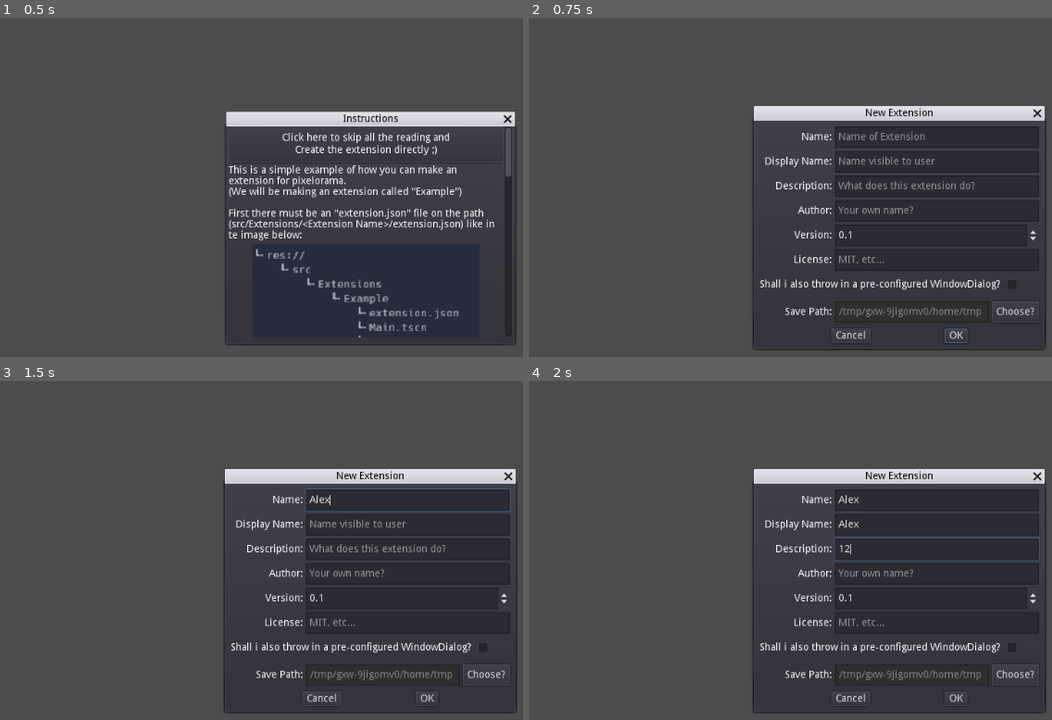
Above: before the commit, frames 1-4 (two rows, left to right).
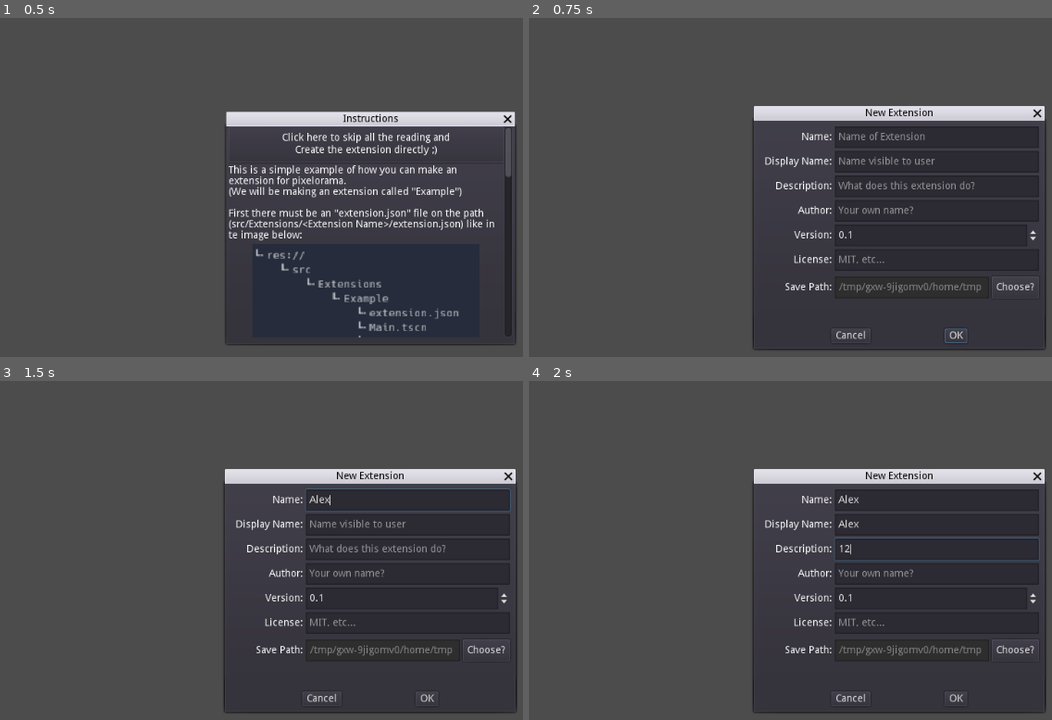
Above: after the commit, the same moments.

Repository: Variable-Interactive/Variable-Store
Game: Godot game, scene res://src/Extensions/Example/elements/Instructions.tscn
The game is run twice, just before and just after one commit, with the same random seed, the same clock (stepped at 60 frames per second) and the same inputs. This scene is started directly instead of the project's main scene.
Inputs (mouse positions are in pixels of both pictures, inside the frame that each line leads up to):
- Up to frame 1 (0.5 s): no input
- Up to frame 2 (0.75 s): click (895, 143) at 0.5 s
- Up to frame 3 (1.5 s): click (407, 499) at 1.27 s; type "Alex" at 1.35 s
- Up to frame 4 (2 s): click (936, 523) at 1.5 s; type "Alex" at 1.58 s; click (936, 550) at 1.73 s; type "12" at 1.82 s

Frame 1 is identical in both runs. In frame 2, 1.4% of the frame differs, in the area x 44-98%, y 76-90%; in frame 3, 1.4%; in frame 4, 1.4%.

Commit message:
Update Example to v0.5

Diff:
--- a/Code/Example/src/Extensions/Example/elements/NewExtension.gd
+++ b/Code/Example/src/Extensions/Example/elements/NewExtension.gd
@@ -8,11 +8,18 @@
 	"description": "What the Extension Does",
 	"author": "Your Name",
 	"version": "0.1",
+	"supported_api_versions": "2",
 	"license": "MIT",
 	"nodes": [
 		"Main.tscn"
 	]
 }
+
+
+func _ready():
+	var extension_api = get_node_or_null("/root/ExtensionApi")
+	if extension_api:
+		extension_json["supported_api_versions"] = str(extension_api.get_api_version())
 
 
 func _on_NewExtension_about_to_show() -> void:
@@ -103,9 +110,9 @@
 	file.open(main_script_path, File.WRITE)
 	file.store_string($Hidden/MainGd.text)
 	file.close()
-	file.open(api_documentation, File.WRITE)
-	file.store_string($Hidden/ApiDoc.text)
-	file.close()
+#	file.open(api_documentation, File.WRITE)
+#	file.store_string($Hidden/ApiDoc.text)
+#	file.close()
 	file.open(save_path.plus_file("project.godot"), File.WRITE)
 	file.store_string($Hidden/Project.text.replace("Example", extension_json.name))
 	file.close()
@@ -113,13 +120,13 @@
 	file.store_string($Hidden/ExportCfg.text)
 	file.close()
 
-	if include_custom_dialog:
-		dir.make_dir_recursive(str(extension_path, "/Dialog"))
-		var dialog_tscn = str(extension_path, "/Dialog/Dialog.tscn")
-		var dialog_gd = str(extension_path, "/Dialog/Dialog.gd")
-		file.open(dialog_tscn, File.WRITE)
-		file.store_string($Hidden/DialogTscn.text % extension_json.name)
-		file.close()
-		file.open(dialog_gd, File.WRITE)
-		file.store_string($Hidden/DialogGd.text)
-		file.close()
+#	if include_custom_dialog:
+#		dir.make_dir_recursive(str(extension_path, "/Dialog"))
+#		var dialog_tscn = str(extension_path, "/Dialog/Dialog.tscn")
+#		var dialog_gd = str(extension_path, "/Dialog/Dialog.gd")
+#		file.open(dialog_tscn, File.WRITE)
+#		file.store_string($Hidden/DialogTscn.text % extension_json.name)
+#		file.close()
+#		file.open(dialog_gd, File.WRITE)
+#		file.store_string($Hidden/DialogGd.text)
+#		file.close()
--- a/Code/Example/src/Extensions/Example/elements/NewExtension.tscn
+++ b/Code/Example/src/Extensions/Example/elements/NewExtension.tscn
@@ -3,6 +3,7 @@
 [ext_resource path="res://src/Extensions/Example/elements/NewExtension.gd" type="Script" id=1]
 
 [node name="NewExtension" type="ConfirmationDialog"]
+visible = true
 margin_right = 402.0
 margin_bottom = 316.0
 rect_min_size = Vector2( 402, 316 )
@@ -18,7 +19,7 @@
 margin_bottom = -36.0
 
 [node name="Name" type="HBoxContainer" parent="VBoxContainer"]
-margin_right = 386.0
+margin_right = 520.0
 margin_bottom = 30.0
 rect_min_size = Vector2( 0, 30 )
 
@@ -32,14 +33,14 @@
 
 [node name="LineEdit" type="LineEdit" parent="VBoxContainer/Name"]
 margin_left = 104.0
-margin_right = 386.0
+margin_right = 520.0
 margin_bottom = 30.0
 size_flags_horizontal = 3
 placeholder_text = "Name of Extension"
 
 [node name="DisplayName" type="HBoxContainer" parent="VBoxContainer"]
 margin_top = 34.0
-margin_right = 386.0
+margin_right = 520.0
 margin_bottom = 64.0
 rect_min_size = Vector2( 0, 30 )
 
@@ -53,14 +54,14 @@
 
 [node name="LineEdit" type="LineEdit" parent="VBoxContainer/DisplayName"]
 margin_left = 104.0
-margin_right = 386.0
+margin_right = 520.0
 margin_bottom = 30.0
 size_flags_horizontal = 3
 placeholder_text = "Name visible to user"
 
 [node name="Description" type="HBoxContainer" parent="VBoxContainer"]
 margin_top = 68.0
-margin_right = 386.0
+margin_right = 520.0
 margin_bottom = 98.0
 rect_min_size = Vector2( 0, 30 )
 
@@ -74,14 +75,14 @@
 
 [node name="LineEdit" type="LineEdit" parent="VBoxContainer/Description"]
 margin_left = 104.0
-margin_right = 386.0
+margin_right = 520.0
 margin_bottom = 30.0
 size_flags_horizontal = 3
 placeholder_text = "What does this extension do?"
 
 [node name="Author" type="HBoxContainer" parent="VBoxContainer"]
 margin_top = 102.0
-margin_right = 386.0
+margin_right = 520.0
 margin_bottom = 132.0
 rect_min_size = Vector2( 0, 30 )
 
@@ -95,14 +96,14 @@
 
 [node name="LineEdit" type="LineEdit" parent="VBoxContainer/Author"]
 margin_left = 104.0
-margin_right = 386.0
+margin_right = 520.0
 margin_bottom = 30.0
 size_flags_horizontal = 3
 placeholder_text = "Your own name?"
 
 [node name="Version" type="HBoxContainer" parent="VBoxContainer"]
 margin_top = 136.0
-margin_right = 386.0
+margin_right = 520.0
 margin_bottom = 166.0
 rect_min_size = Vector2( 0, 30 )
 
@@ -116,7 +117,7 @@
 
 [node name="SpinBox" type="SpinBox" parent="VBoxContainer/Version"]
 margin_left = 104.0
-margin_right = 386.0
+margin_right = 520.0
 margin_bottom = 30.0
 size_flags_horizontal = 3
 min_value = 0.1
@@ -127,7 +128,7 @@
 
 [node name="License" type="HBoxContainer" parent="VBoxContainer"]
 margin_top = 170.0
-margin_right = 386.0
+margin_right = 520.0
 margin_bottom = 200.0
 rect_min_size = Vector2( 0, 30 )
 
@@ -141,14 +142,15 @@
 
 [node name="LineEdit" type="LineEdit" parent="VBoxContainer/License"]
 margin_left = 104.0
-margin_right = 386.0
+margin_right = 520.0
 margin_bottom = 30.0
 size_flags_horizontal = 3
 placeholder_text = "MIT, etc..."
 
 [node name="AddDialog" type="HBoxContainer" parent="VBoxContainer"]
+visible = false
 margin_top = 204.0
-margin_right = 386.0
+margin_right = 520.0
 margin_bottom = 234.0
 rect_min_size = Vector2( 0, 30 )
 
@@ -162,19 +164,19 @@
 
 [node name="Custom" type="CheckBox" parent="VBoxContainer/AddDialog"]
 margin_left = 337.0
-margin_right = 386.0
+margin_right = 520.0
 margin_bottom = 30.0
 size_flags_horizontal = 3
 
 [node name="VSplitContainer" type="VSplitContainer" parent="VBoxContainer"]
-margin_top = 238.0
-margin_right = 386.0
+margin_top = 204.0
+margin_right = 520.0
+margin_bottom = 204.0
+
+[node name="Save" type="HBoxContainer" parent="VBoxContainer"]
+margin_top = 208.0
+margin_right = 520.0
 margin_bottom = 238.0
-
-[node name="Save" type="HBoxContainer" parent="VBoxContainer"]
-margin_top = 242.0
-margin_right = 386.0
-margin_bottom = 272.0
 rect_min_size = Vector2( 0, 30 )
 
 [node name="Label" type="Label" parent="VBoxContainer/Save"]
@@ -187,33 +189,31 @@
 
 [node name="path" type="LineEdit" parent="VBoxContainer/Save"]
 margin_left = 104.0
-margin_right = 317.0
+margin_right = 451.0
 margin_bottom = 30.0
 size_flags_horizontal = 3
 editable = false
 
 [node name="Choose" type="Button" parent="VBoxContainer/Save"]
-margin_left = 321.0
-margin_right = 386.0
+margin_left = 455.0
+margin_right = 520.0
 margin_bottom = 30.0
 text = "Choose?"
 
 [node name="FileDialog" type="FileDialog" parent="."]
 margin_left = 8.0
 margin_top = 8.0
-margin_right = 394.0
+margin_right = 528.0
 margin_bottom = 280.0
 rect_min_size = Vector2( 172, 60.2 )
 window_title = "Open a Directory"
 mode = 2
 access = 2
-current_dir = "/home/variable/Documents/Godot/Godot projects/Example"
-current_path = "/home/variable/Documents/Godot/Godot projects/Example/"
 
 [node name="Error" type="AcceptDialog" parent="."]
 margin_left = 8.0
 margin_top = 8.0
-margin_right = 394.0
+margin_right = 528.0
 margin_bottom = 280.0
 dialog_text = "Error: Directory not created"
 
--- a/Code/Example/src/Extensions/Example/extension.json
+++ b/Code/Example/src/Extensions/Example/extension.json
@@ -3,7 +3,7 @@
     "display_name": "Instructions to make an extension",
     "description": "What the extension does",
     "author": "Variable",
-    "version": "0.4",
+    "version": "0.5",
     "license": "MIT",
     "nodes": [
         "Main.tscn"
Not shown, changed: Extensions/Example.pck
Not shown, changed: store_info.txt
